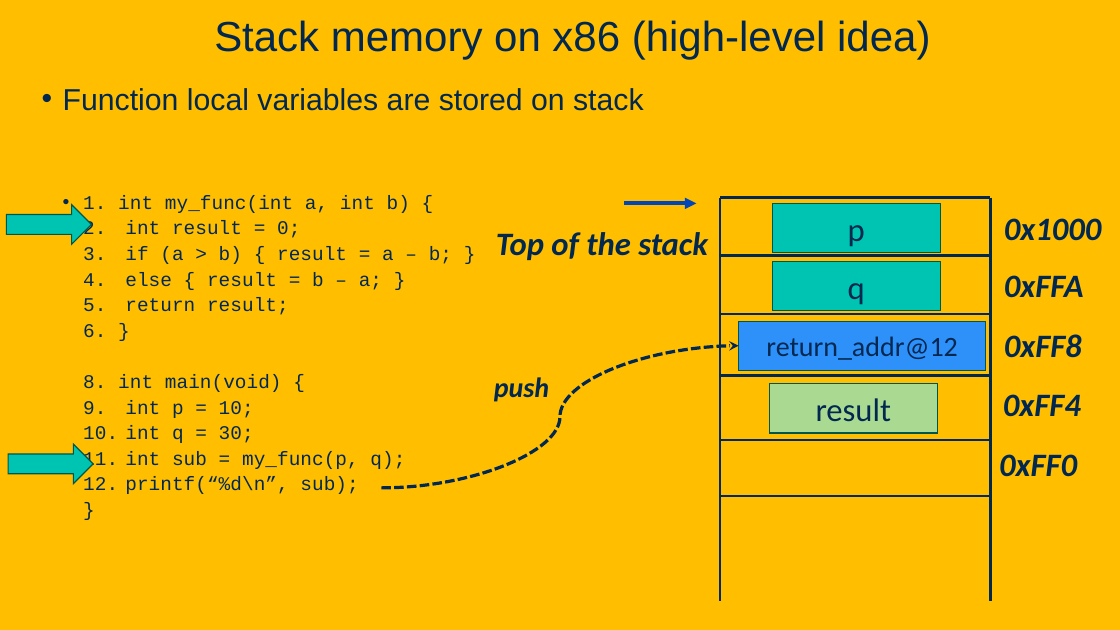
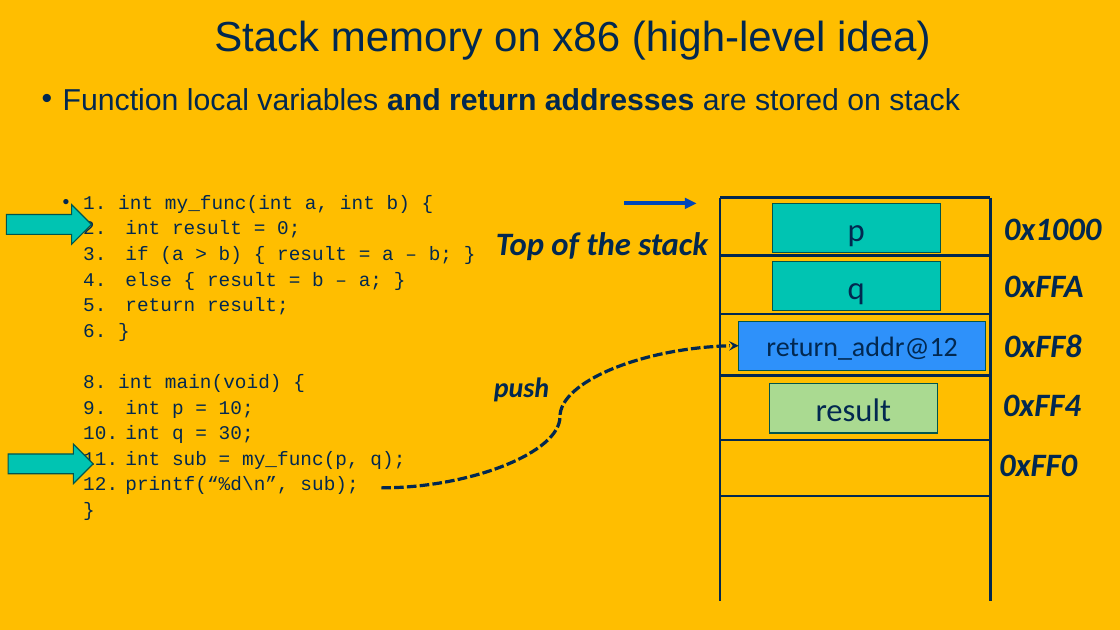
Before and after one commit to davsec-teaching/ecs160-f25, a slide deck: slide 35 of slides/9_software_security.pptx. Drawn at 1120x630 pixels with LibreOffice and Linux fonts; fonts in the diff are those of the drawing; background and template pictures are left out. Boxes give left, top, right and bottom in pixels: in the first picture for what was removed or moved away, otherwise in the second. Text is boxed around its words. In the diff, an @@ line names an element or a change of style, - is before the commit and + after.

```diff
--- a/slides/9_software_security.pptx
+++ b/slides/9_software_security.pptx
@@ text at box(63, 88, 960, 111): text changed @@
-• Function local variables are stored on stack
+• Function local variables and return addresses are stored on stack
```
Also in this commit, not shown: 4 other slides changed, 8 slides added.
